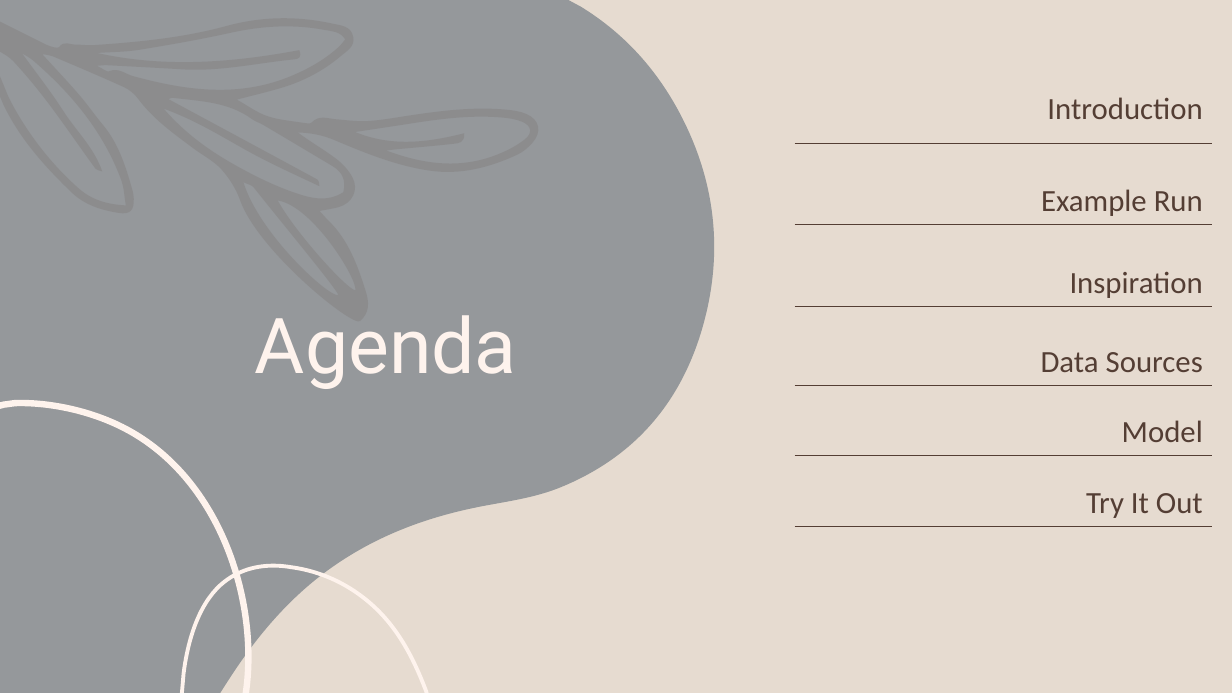
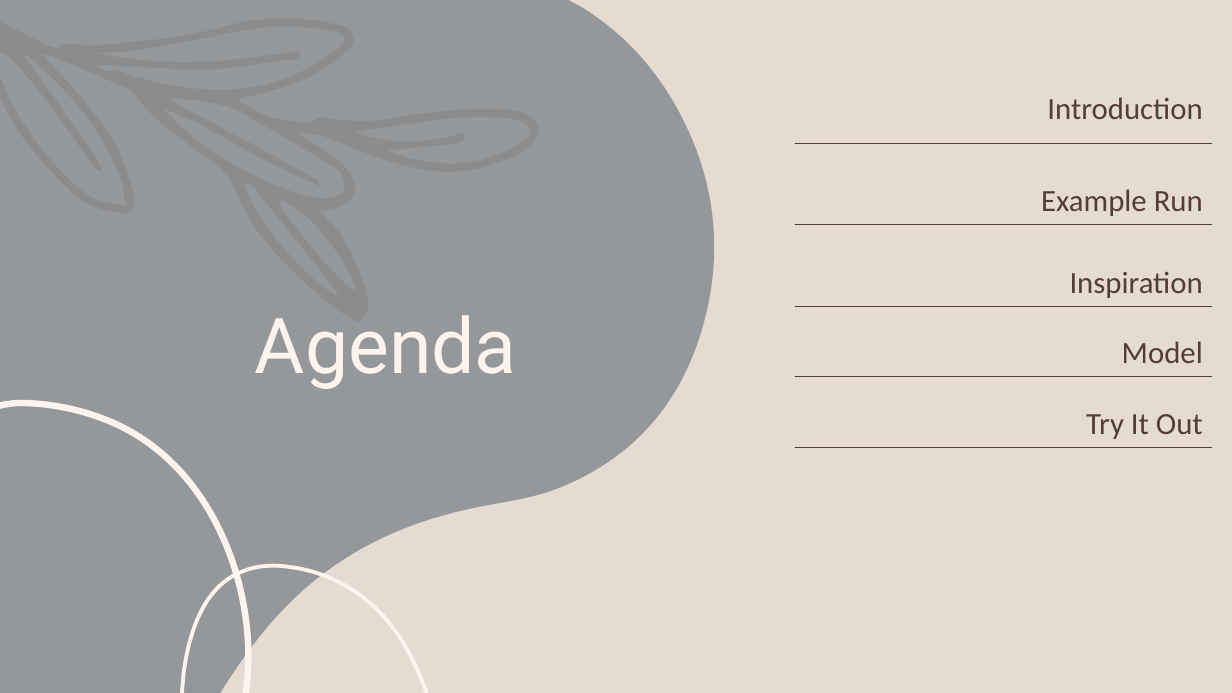
Before and after one commit to renaldinE/Optimize, a slide deck: slide 2 of Docs/Climate Change Model.pptx. Drawn at 1232x693 pixels with LibreOffice and Linux fonts; fonts in the diff are those of the drawing. Boxes give left, top, right and bottom in pixels: in the first picture for what was removed or moved away, otherwise in the second. Text is boxed around its words. In the diff, an @@ line names an element or a change of style, - is before the commit and + after.

```diff
--- a/Docs/Climate Change Model.pptx
+++ b/Docs/Climate Change Model.pptx
@@ table at (795,86,1213,447) @@
-row 4: Data Sources
-row 7: 
```
Also in this commit, not shown: 2 other slides changed, 2 other files.
